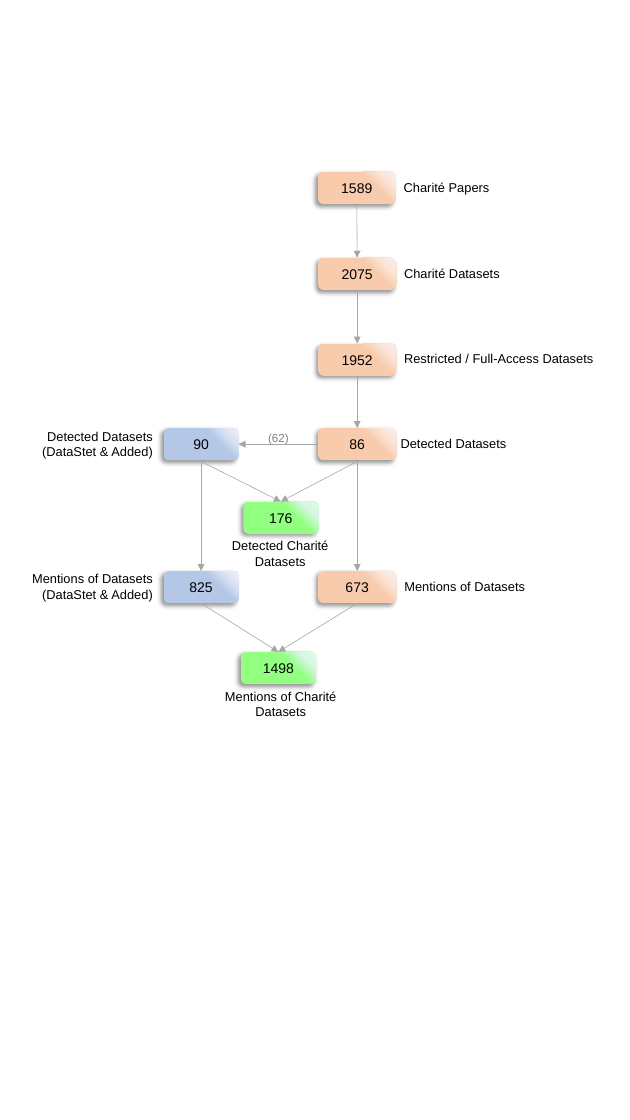
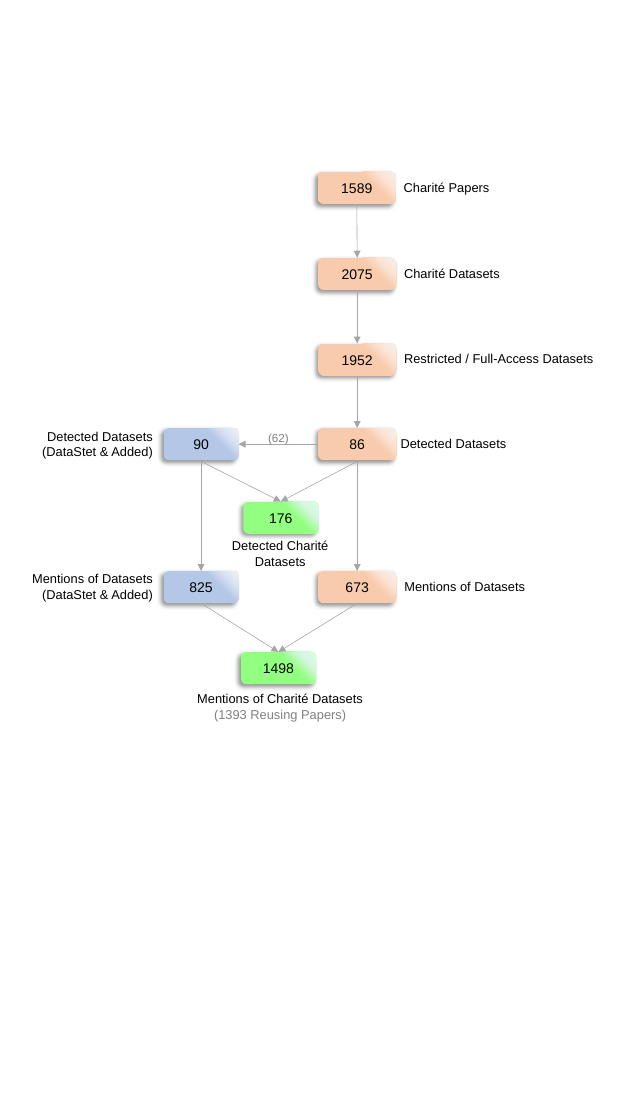
Before and after one commit to quest-bih/Mapping-the-reuse-of-biomedical-research-data, a slide deck: slide 1 of plots_png/pptx/plots_png.pptx. Drawn at 630x1120 pixels with LibreOffice and Linux fonts; fonts in the diff are those of the drawing. Boxes give left, top, right and bottom in pixels: in the first picture for what was removed or moved away, otherwise in the second. Text is boxed around its words. In the diff, an @@ line names an element or a change of style, - is before the commit and + after.

```diff
--- a/plots_png/pptx/plots_png.pptx
+++ b/plots_png/pptx/plots_png.pptx
@@ text "Mentions of Charité Datasets" moved from (x1=225, y1=691, x2=336, y2=716) to (x1=197, y1=693, x2=363, y2=722) @@
@@ text at (x1=214, y1=710, x2=346, y2=722): paragraph added @@
+(1393 Reusing Papers)
```
Also in this commit, not shown: 1 slide added, 1 slide removed, 15 other files.
